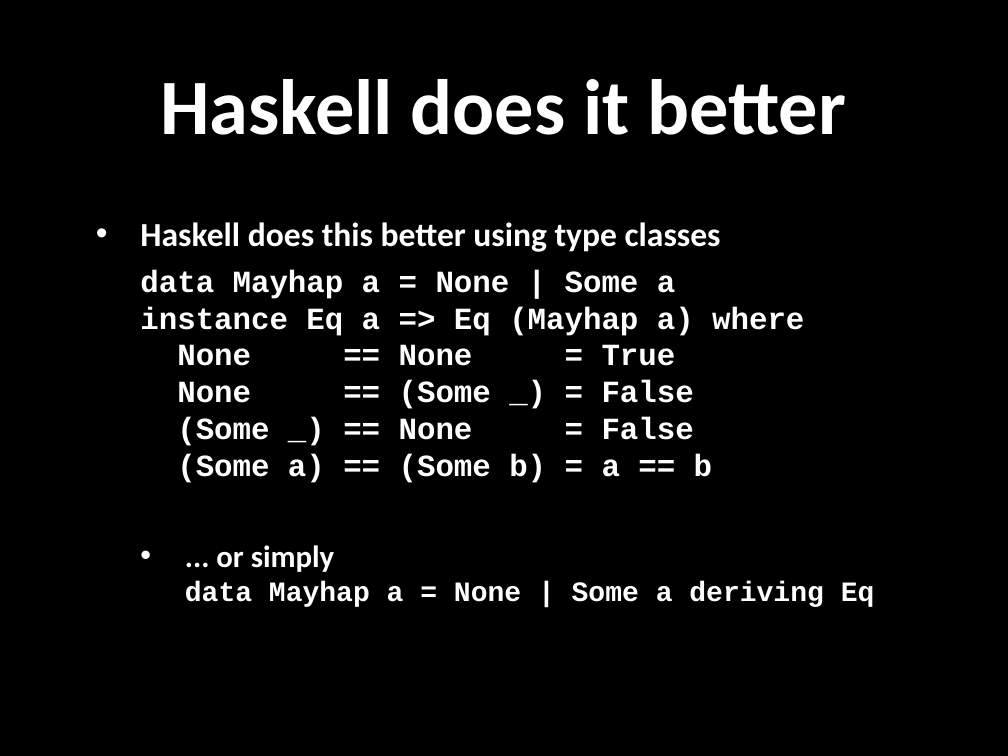
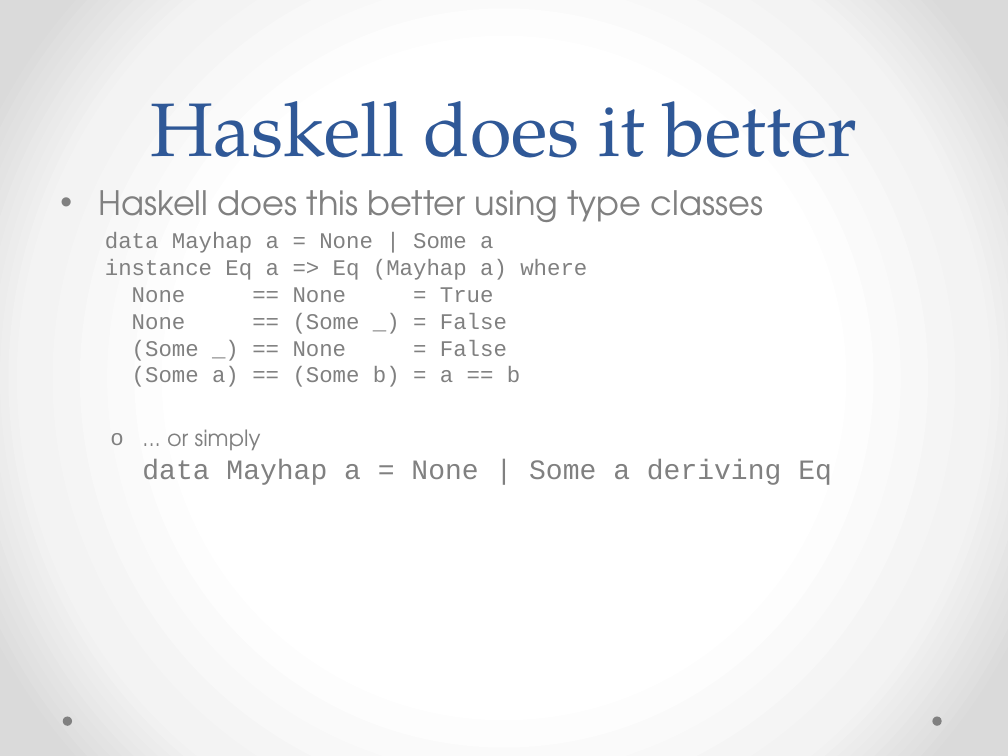
Before and after one commit to techtangents/javaeq, a slide deck: slide 7 of ComposableEquality.pptx. Drawn at 1008x756 pixels with LibreOffice and Linux fonts; fonts in the diff are those of the drawing; background and template pictures are left out. Boxes give left, top, right and bottom in pixels: in the first picture for what was removed or moved away, otherwise in the second. Text is boxed around its words. In the diff, an @@ line names an element or a change of style, - is before the commit and + after.

```diff
--- a/ComposableEquality.pptx
+++ b/ComposableEquality.pptx
@@ background picture (left out) to gradient #FFFFFF to #F4F4F4 to #DADADA @@
@@ title "Haskell does it better": place and size @@
-title "Haskell does it better" at [160,79,846,135]
+title "Haskell does it better" at [151,101,857,158]
@@ title "Haskell does it better" at [151,101,857,158]: size 56 to 54 pt, font Calibri to TeX Gyre Pagella, text colour #FFFFFF to #2F5897, bold off; line spacing 1 to 58pt; vertical alignment middle to bottom @@
@@ text "Haskell does this better using ...": place and size @@
-text "Haskell does this better using ..." at [140,222,875,607]
+text "Haskell does this better using ..." at [98,190,832,485]
@@ text "Haskell does this better using ..." at [98,190,832,485]: font Calibri to TeX Gyre Adventor in "Haskell does this better using type classes", "... or simply"; text colour #FFFFFF to #808080, bold off; size 22 to 16 pt in "data Mayhap a = None | Some ...", "... or simply"; indent changed; less space between paragraphs; bullet • to o @@
@@ ellipse added at [62,717,72,726], fill #808080 @@
@@ ellipse added at [932,717,941,726], fill #808080 @@
```
Also in this commit, not shown: 7 other slides changed, 1 other file.
